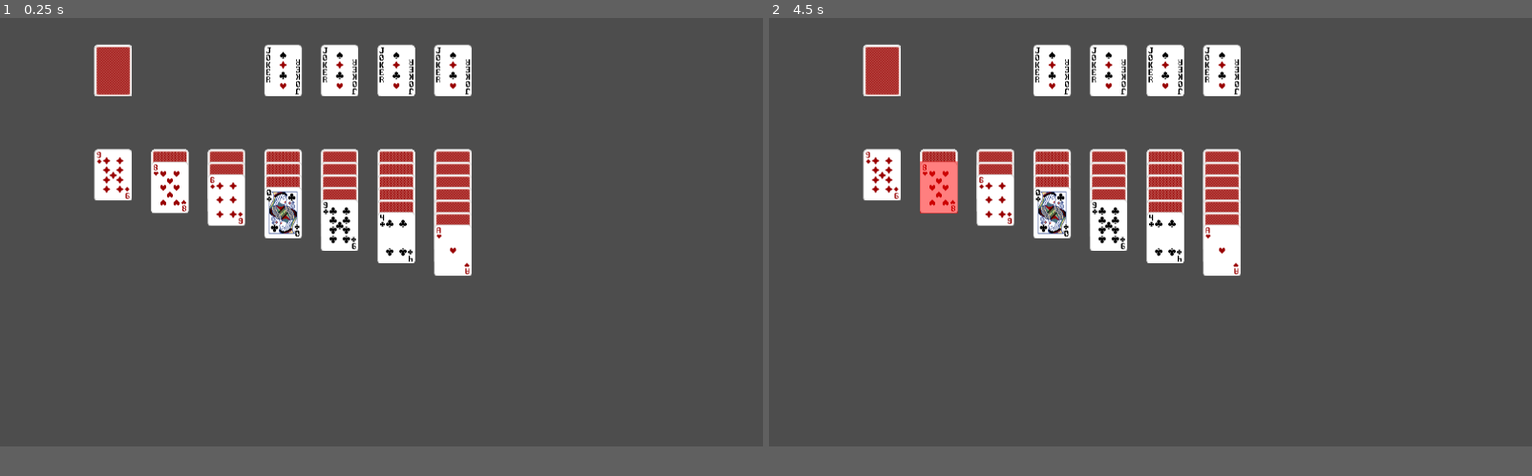
Above: before the commit, frames 1-2 (left to right).
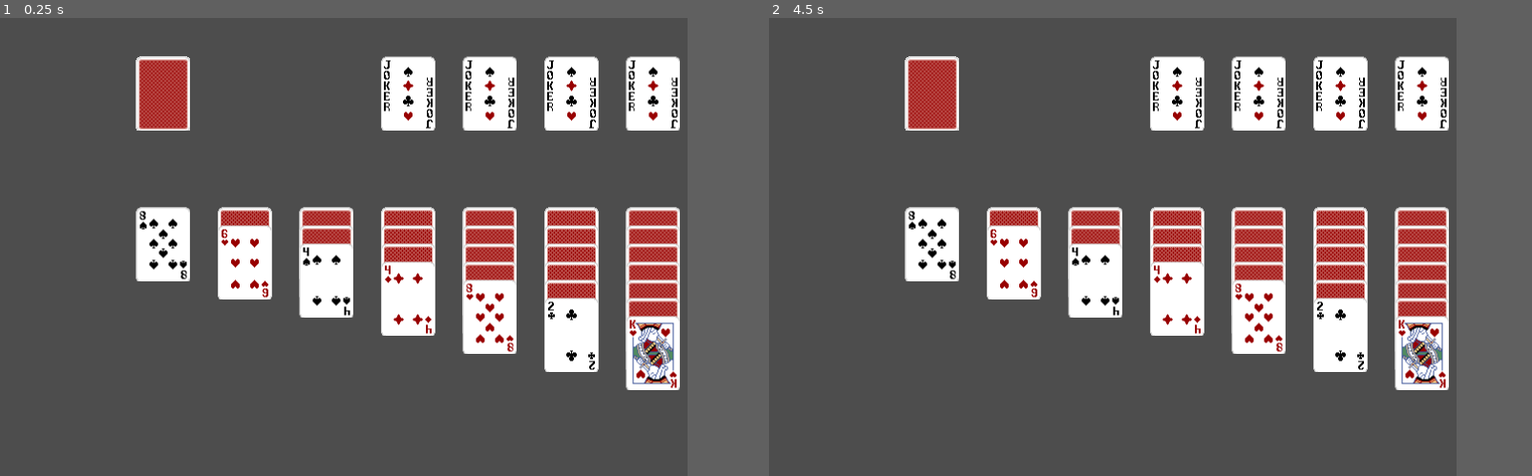
Above: after the commit, the same moments.

Repository: WonjuneL/Solitaire_Godot
Game: Godot game, scene res://Main.tscn
Same seed, same stepped clock (60 frames per second), same inputs: the game is played once before the commit and once after it.
Inputs (mouse positions are in pixels of both pictures, inside the frame that each line leads up to):
- Up to frame 1 (0.25 s): no input
- Up to frame 2 (4.5 s): tap Enter at 0.5, 2, 3.5 s; move the mouse to (1318, 210) at 0.52 s; click (1318, 210) at 0.67 s; tap Space at 1.25, 2.75, 4.25 s; move the mouse to (997, 251) at 1.27 s; click (997, 251) at 1.42 s; move the mouse to (1226, 137) at 2.02 s; click (1226, 137) at 2.17 s; move the mouse to (1112, 315) at 2.77 s; click (1112, 315) at 2.92 s; move the mouse to (1379, 297) at 3.52 s; click (1379, 297) at 3.67 s; move the mouse to (921, 169) at 4.27 s; click (921, 169) at 4.42 s
In our replay, the window is 799x449 before the commit and 720x480 after it. These sizes can differ from the game's own. Grey fills any space a smaller window leaves; there, only what the larger window draws over its background counts as a difference.

The runs differ from the first frame. In frame 1, 27% of the frame differs, in the area x 12-90%, y 5-82%; in frame 2, 27%.

Commit message:
.git이 사라져서 새로 커밋

Diff:
--- a/solitaire/Card.gd
+++ b/solitaire/Card.gd
@@ -1,4 +1,5 @@
 extends Node2D
+
 #Card.gd는 카드의 텍스쳐를 지정하는 스크립트
 
 @export var card_number: int = 0  # 카드 번호 (1~52)
@@ -11,8 +12,6 @@
 var is_selected = false  # 카드 선택 여부
 var suit_names = ["Hearts", "Clubs", "Diamonds", "Spades"]
 var original_position = Vector2()
-
-@onready var MoveManager = get_node("/root/Main/MoveManager")
 
 # 카드 정보 설정
 func set_card_info(card_no: int):
@@ -46,6 +45,9 @@
 func get_card_info() -> String:
     return suit + " " + str(rank)
 
+func get_card_position():
+    return position
+
 func _ready():
     z_index = 1     #디폴트값 설정
     original_position = position
--- a/solitaire/Card.tscn
+++ b/solitaire/Card.tscn
@@ -1,6 +1,6 @@
-[gd_scene load_steps=2 format=3 uid="uid://bwwagb5ymox2h"]
+[gd_scene load_steps=2 format=3 uid="uid://dcimyqrh32prd"]
 
 [ext_resource type="Script" path="res://card.gd" id="1_n0x62"]
 
-[node name="Card" type="Node2D"]
+[node name="Node2D" type="Node2D"]
 script = ExtResource("1_n0x62")
--- a/solitaire/Event_manager.gd
+++ b/solitaire/Event_manager.gd
@@ -1,17 +1,19 @@
 extends Node2D
 
 var selected_card
+signal card_selected(card, bool)    #true:선택, false:선택 해제
+signal card_move(from_card, to_card)
 
 func _input(event):
     if event is InputEventMouseButton and event.pressed:
         var mouse_pos = get_global_mouse_position()
-        #print("Mouse Clicked at:", mouse_pos)  #디버그 코드
-
+        print("Mouse Clicked at:", mouse_pos)  #디버그 코드
         var clicked_card = _get_card_at_position(mouse_pos) #가장 위의 카드를 clicked_card로 설정
 
         if clicked_card and clicked_card.is_face_up == true:
             if clicked_card.get_card_number() == -1:    #스톡 선택시
                 _deselect_card()    #선택된 카드와 관계없이 스위치를 누르면 선택을 해제하고 스톡 처리를 진행
+                emit_signal("card_selected", clicked_card, false)
                 print("stock switch")   #디버그
                 pass    #스톡 스위치 처리를 move_manager에 요청
                 return
@@ -22,24 +24,30 @@
                 else:
                     print("call move_manager, move to foundation")    #move_manager를 호출해 파운데이션에 대한 이동 처리 요청
                     _deselect_card()    #처리 후 선택은 해제
+                    emit_signal("card_selected", clicked_card, false)
                 return
             if selected_card == null:
                 _select_card(clicked_card)
+                emit_signal("card_selected", clicked_card, true)
             else:
                 #selected_card와 clicked_card를 이용해 move_manager호출
                 if selected_card==clicked_card:
                     print("Deselect card : ", clicked_card.get_card_info())
                     _deselect_card()
+                    emit_signal("card_selected", clicked_card, false)
                     return
-                print("call movemanager, move") #move_manager 호출, 이동확인
+                emit_signal("card_move", selected_card, clicked_card)
                 _deselect_card()
+                emit_signal("card_selected", clicked_card, false)
+
 
         else:
             print("No card is on that position.")
 
 # 특정 위치에 있는 카드를 찾는 함수
 func _get_card_at_position(position):
-    var cards = get_tree().get_nodes_in_group("Cards")
+    var deck = get_node("/root/Main/Deck")
+    var cards = deck.return_all_cards()
     var candidates = [] # 해당 위치의 선택 '후보군'
     var top_card = null
     for card in cards:  # "cards" 그룹에 속한 모든 카드 검사
@@ -64,8 +72,8 @@
 # 카드의 경계를 반환하는 함수
 func get_card_bound(card):
     if card:
-        var width = Constants.CARD_WIDTH * card.scale.x
-        var height = Constants.CARD_HEIGHT * card.scale.y
+        var width = Constants.CARD_WIDTH
+        var height = Constants.CARD_HEIGHT
         var pos = card.global_position
 
         var bounds = [
@@ -89,36 +97,10 @@
     if selected_card:   #이미 선택된 카드가 있었던 경우에
         _deselect_card()
     selected_card = card
-    _highlight_card(selected_card, true)         #디버그 코드
     print("Card Selected:", card.get_card_info())
 
 # 카드 선택 해제 기능
 func _deselect_card():
     if selected_card:
-        _highlight_card(selected_card, false)       #디버그 코드
         selected_card = null
         print("Deselected") #디버그
-
-
-#이하 임시 코드(추후 이동 혹은 삭제 필요)
-func _add_overlay(card):
-    var overlay = ColorRect.new()
-    overlay.position -= Vector2(Constants.CARD_WIDTH / 2, Constants.CARD_HEIGHT / 2)
-    overlay.color = Color(1, 0, 0, 0.5)  # 반투명 빨간색
-    overlay.size = Vector2(Constants.CARD_WIDTH, Constants.CARD_HEIGHT)
-    overlay.name = "HighlightOverlay"
-    overlay.z_index = 100
-    card.add_child(overlay)
-
-func _remove_overlay(card):
-    var overlay = card.get_node_or_null("HighlightOverlay")
-    if overlay:
-        overlay.queue_free()
-        card.remove_child(overlay)
-
-func _highlight_card(card, switch):
-    if switch == false:
-        _remove_overlay(card)  # 기존 선택된 카드 효과 제거
-
-    if switch == true:
-        _add_overlay(card)  # 새 카드에 효과 추가
--- a/solitaire/Main.tscn
+++ b/solitaire/Main.tscn
@@ -1,16 +1,29 @@
-[gd_scene load_steps=5 format=3 uid="uid://0bmwygw42j6"]
+[gd_scene load_steps=6 format=3 uid="uid://0bmwygw42j6"]
 
 [ext_resource type="Script" path="res://deck.gd" id="1_gwbhi"]
 [ext_resource type="Script" path="res://main.gd" id="1_kgpu6"]
-[ext_resource type="PackedScene" uid="uid://bwwagb5ymox2h" path="res://Card.tscn" id="2_kugfw"]
 [ext_resource type="Script" path="res://move_manager.gd" id="3_8o37m"]
+[ext_resource type="Script" path="res://card.gd" id="3_joied"]
+
+[sub_resource type="PackedScene" id="PackedScene_ujws0"]
+_bundled = {
+"conn_count": 0,
+"conns": PackedInt32Array(),
+"editable_instances": [],
+"names": PackedStringArray("Card", "script", "card_number", "Node2D"),
+"node_count": 1,
+"node_paths": [],
+"nodes": PackedInt32Array(-1, -1, 3, 0, -1, 2, 1, 0, 2, 1, 0),
+"variants": [ExtResource("3_joied"), null],
+"version": 3
+}
 
 [node name="Main" type="Node2D"]
 script = ExtResource("1_kgpu6")
 
 [node name="Deck" type="Node2D" parent="."]
 script = ExtResource("1_gwbhi")
-card_scene = ExtResource("2_kugfw")
+card_scene = SubResource("PackedScene_ujws0")
 
 [node name="MoveManager" type="Node2D" parent="."]
 script = ExtResource("3_8o37m")
--- /dev/null
+++ b/solitaire/Setup.tscn
@@ -0,0 +1,8 @@
+[gd_scene load_steps=3 format=3 uid="uid://b2inbh7ci7kkt"]
+
+[ext_resource type="Script" path="res://setup.gd" id="1_588fe"]
+[ext_resource type="PackedScene" uid="uid://dcimyqrh32prd" path="res://Card.tscn" id="2_e0dmt"]
+
+[node name="Node2D" type="Node2D"]
+script = ExtResource("1_588fe")
+card_scene = ExtResource("2_e0dmt")
--- a/solitaire/Sprite_manager.gd
+++ b/solitaire/Sprite_manager.gd
@@ -2,7 +2,7 @@
 
 const CARD_SPRITE_SHEET = Constants.texture_path  # 카드 스프라이트 시트 경로
 var atlas_texture: Texture2D = null  # 카드 텍스처 저장용
-var sprite_list = []        #실제로 생성된 스프라이트 저장
+var card_sprites = {}
 
 # 카드 뒷면 좌표
 const BACK_UV_X = 2 + 1 * (Constants.CARD_WIDTH + 2)  # 2번째 행
@@ -21,14 +21,12 @@
     if not atlas_texture:
         push_error("Error: Failed to load sprite sheet texture.")
 
-
-    # 화면 크기 변경 감지 및 크기 조정
-    await get_tree().process_frame
-    var auto_scaler = get_tree().root.get_node("Scaler")
-    if auto_scaler:
-        auto_scaler.connect("scale_factor_changed", Callable(self, "update_sprite_scale"))
+    #클릭 이벤트 처리
+    EventManager.connect("card_selected", Callable(self, "_on_card_selected"))
 
 
+func get_card_sprite(card):
+    return card_sprites.get(card, null)
 
 # 카드의 UV 좌표 계산
 func get_card_uv(rank_index: int, suit_index: int) -> Vector2:
@@ -37,9 +35,15 @@
     return Vector2(2 + column * (Constants.CARD_WIDTH + 2), 2 + row * (Constants.CARD_HEIGHT + 2))
 
 # 특정 카드의 스프라이트 설정
-func set_card_texture(sprite: Sprite2D, card):
+func update_sprite(card):
     var uv_pos = Vector2()  # UV 좌표
+    var sprite = card_sprites.get(card, null)
     var card_number = card.get_card_number()
+
+    if not sprite:
+        sprite = Sprite2D.new()
+        card_sprites[card] = sprite
+        add_child(sprite)
     if card_number == 0:  # 빈 스택
         uv_pos = Vector2(BACK_K_UV_X, BACK_K_UV_Y)
     elif card_number == -1:  # 덱 카드
@@ -59,9 +63,36 @@
     texture.region = Rect2(uv_pos.x, uv_pos.y, Constants.CARD_WIDTH, Constants.CARD_HEIGHT)
 
     sprite.texture = texture  # 스프라이트에 적용
-    sprite_list.append(sprite)
+    update_position(card)
 
-func update_sprite_scale(scale_factor):
-    print("Updating sprite scale with factor:", scale_factor)   #시그널 확인 디버그
-    for sprite in sprite_list:
-        sprite.scale = Vector2(scale_factor, scale_factor)
+func update_position(card):
+    var sprite = card_sprites.get(card, null)
+    if sprite:
+        sprite.position = card.get_position()
+
+func _on_card_selected(card, status):
+    print("selected : ", card.get_card_info())
+    print("status : ", status)
+    _highlight_card(card, status)
+
+func _add_overlay(card):
+    var overlay = ColorRect.new()
+    overlay.position -= Vector2(Constants.CARD_WIDTH / 2, Constants.CARD_HEIGHT / 2)
+    overlay.color = Color(1, 0, 0, 0.5)  # 반투명 빨간색
+    overlay.size = Vector2(Constants.CARD_WIDTH, Constants.CARD_HEIGHT)
+    overlay.name = "HighlightOverlay"
+    overlay.z_index = 100
+    card.add_child(overlay)
+
+func _remove_overlay(card):
+    var overlay = card.get_node_or_null("HighlightOverlay")
+    if overlay:
+        overlay.queue_free()
+        card.remove_child(overlay)
+
+func _highlight_card(card, switch):
+    if switch == false:
+        _remove_overlay(card)  # 기존 선택된 카드 효과 제거
+
+    if switch == true:
+        _add_overlay(card)  # 새 카드에 효과 추가
--- a/solitaire/deck.gd
+++ b/solitaire/deck.gd
@@ -3,111 +3,80 @@
 #게임 시작 전의 모든 카드 배치에 관여
 
 @export var card_scene: PackedScene  # 카드 프리팹
-#초기값 설정용 어레이
-var deck: Array = []  # 카드 덱 (1~52), 셔플용
-var table: Array = [[], [], [], [], [], [], []]  # 7개의 카드 스택(초기값)
-var stock: Array = []   #초기 스톡의 카드
+
+var stock_index = 0     #스톡 어레이 액세스용 변수
+signal deck_updated(cards)
+signal deck_set
 
 #게임 데이터 실시간 저장용 어레이
 var table_instances: Array = [[], [], [], [], [], [], []]  # 카드 객체를 저장하는 배열
 var stock_instances: Array = []  # 스톡 카드 객체를 저장하는 배열
-var foundation_instance: Array = [[], [], [], []] #파운데이션의 객체 저장용 배열
+var foundation_instances: Array = [[], [], [], []] #파운데이션의 객체 저장용 배열
+var stock_switch
+var all_cards = get_all_cards()
 
-func _ready():
-    create_deck()
-    shuffle_deck()
-    deal_cards()
+func initialize():
+    print("(deck) deck initialized")
+    all_cards = get_all_cards()             #전역변수에 모든 카드를 저장한다.
+    for card in all_cards:
+        add_child(card)
+    emit_signal("deck_set", all_cards)      #최초 실행이므로 반드시 모두 업데이트 신호를 보낸다.
 
-    await get_tree().process_frame
-    var auto_scaler = get_tree().root.get_node("Scaler")
-    if auto_scaler:
-        auto_scaler.connect("scale_factor_changed", Callable(self, "update_card_positions"))
+func return_all_cards():
+    return all_cards
 
-# 1. 카드 덱 생성 (1~52)
-func create_deck():
-    deck = range(1, 53)
-
-# 2. 카드 셔플
-func shuffle_deck():
-    deck.shuffle()
-
-# 3. 카드 배치 (Tableau & Stock)
-func deal_cards():
-    # 7개의 스택에 카드 배치
-    for i in range(7):
-        table[i].append(0)  #가장 밑에 깔리게 될 위치 표시 카드를 스택에 배치
-        for j in range(i + 1):
-            var card_number = deck.pop_front()
-            table[i].append(card_number)
-
-    # 남은 카드를 Stock에 저장
-    stock = deck.duplicate()
-
-    # 배치된 카드의 실제 씬을 생성하고 추가
-    place_cards()
+#정보 수정 함수(임시)
+func add_table_card(table_index, card):
+    if table_instances[table_index]:
+        table_instances[table_index].append(card)
+        var updated_cards
+        updated_cards.append(card)
+        emit_signal("deck_updated", card)
+    else:
+        return null
 
 
-# 4. 카드 씬을 생성하여 배치
-func place_cards():
-    for i in range(7):
-        # 0번 카드를 빈 공간용으로 추가
-        var empty_card = card_scene.instantiate()
-        add_child(empty_card)
-        empty_card.set_card_info(0)  # 0번 카드로 설정
-        empty_card.z_index = 0
-        empty_card.position = Vector2(Constants.CARD_TABLE_X + i * Constants.CARD_OFFSET_X, Constants.CARD_TABLE_Y)
-        empty_card.set_face_up(true)
-        table_instances[i].append(empty_card)
 
-        for j in range(1, table[i].size()):
-            var card_number = table[i][j]  # 저장된 카드 번호 가져오기
-            var card = card_scene.instantiate()  # 카드 객체 생성
-            add_child(card)  # 씬에 추가
-            card.set_card_info(card_number)  # 카드 정보 설정
-            card.z_index = j + 1        # z_index 추가, 최소치 1에서 1씩 증가됨.
-            table_instances[i].append(card)
+func _on_deck_ready(table_I, stock_I, foundation_I, switch_I):
+    table_instances = table_I
+    stock_instances = stock_I
+    foundation_instances = foundation_I
+    stock_switch = switch_I
 
-            if j == 1:      #첫 번째 카드 배치
-                card.position = empty_card.position  # 0번 카드와 같은 위치
-            else:
-                card.position = Vector2(Constants.CARD_TABLE_X + i * Constants.CARD_OFFSET_X, Constants.CARD_TABLE_Y + (j - 1) * Constants.CARD_OVERLAP)  # 위치 지정
+func get_table_card(table_index, card_index):
+    if table_instances[table_index][card_index]:
+        return table_instances[table_index][card_index]
+    else:
+        return null
+
+func get_foundation_card(foundation_index, card_index):
+    if table_instances[foundation_index][card_index]:
+        return table_instances[foundation_index][card_index]
+    else:
+        return null
+
+func get_stock_card(stock_index):
+    var index = stock_index
+    stock_index = stock_index + 1
+    if stock_instances[index]:
+        print("Stock : ", stock_instances[index].get_card_info())
+        return stock_instances[index]
+    else:
+        print("Stock is empty")
+        return null
+
+#스프라이트 설정된 모든 카드
+func get_all_cards() -> Array:
+    var all_cards = []
+
+    for column in table_instances:
+        all_cards.append_array(column)
 
 
-        # 루프 종료 후, 최상단 카드는 앞면 공개
-        if table_instances[i].back():
-            table_instances[i].back().set_face_up(true)
-    #남은 카드로 스톡을 생성
-    setup_stock()
+    all_cards.append_array(stock_instances)
 
-    for i in range(4):
-        # -2번 카드를 파운데이션 용으로 추가
-        var empty_card = card_scene.instantiate()
-        add_child(empty_card)
-        empty_card.set_card_info(-2)  # 파운데이션 카드로 설정
-        empty_card.position = Vector2(Constants.CARD_TABLE_X + Constants.CARD_WIDTH * 4.5 + Constants.CARD_OFFSET_X * i, Constants.CARD_TABLE_Y - Constants.CARD_HEIGHT * 2)
-        empty_card.set_face_up(true)
-        empty_card.z_index = 0
-        empty_card.set_foundation(true)
-        foundation_instance[i].append(empty_card)
+    for foundation in foundation_instances:
+        all_cards.append_array(foundation)
 
-
-func setup_stock():
-    # 스톡 카드 배치
-    var stock_switch = card_scene.instantiate()
-
-    for i in range(stock.size()):
-        var card_number = stock.pop_front()  # 스톡에서 카드 번호 가져오기
-        var card = card_scene.instantiate()  # 카드 객체 생성
-        add_child(card)         # 필수.
-        card.z_index = i    # z_index 설정, 역순으로 설정.
-        card.set_card_info(card_number)  # 카드 정보 설정
-        card.position = Constants.STOCK_POSITION
-        card.set_face_up(true)
-        stock_instances.append(card)
-
-
-    add_child(stock_switch)     #마찬가지로 필수.
-    stock_switch.set_card_info(-1)  # 뒷면 스프라이트를 가진 카드
-    stock_switch.position = Constants.STOCK_POSITION
-    stock_switch.set_face_up(true)
-    stock_switch.z_index = 100
+    all_cards.append(stock_switch)
+    return all_cards
--- a/solitaire/main.gd
+++ b/solitaire/main.gd
@@ -1,25 +1,43 @@
 extends Node2D
 
-var cards
+@onready var deck = $Deck
+
+var setup
 
 func _ready():
-    call_deferred("_init_after_deck")  # Deck이 로드된 후 실행되도록 예약
+    setup = preload("res://Setup.tscn").instantiate()
+    add_child(setup)
+
+    print("setup executed.")
+    # Setup -> Main 신호 연결
+    var setup_connected = setup.connect("deck_setup", Callable(self, "_on_deck_ready"))
+    var deck_connected = deck.connect("deck_updated", Callable(self, "_on_deck_updated"))
+    deck.connect("deck_set", Callable(self, "_on_deck_set"))
+
+    if setup_connected != OK:
+        print("Error: Failed to connect setup")
+    else:
+        print("(main)setup connected")
+    if deck_connected != OK:
+        print("Error: Failed to connect deck")
+    else:
+        print("(main)deck connected")
+    setup.init()  # Setup 초기화 실행
+
+
+func _on_deck_ready(table, stock, foundation, switch):
+    deck._on_deck_ready(table, stock, foundation, switch)
+    print("(main) Init deck")
+    deck.initialize()  # deck 실행.
+
 
 func _init_after_deck():
     await get_tree().process_frame  # 한 프레임 뒤 실행 (Card의 생성 및 Deck로딩 이후)
 
-    cards = get_tree().get_nodes_in_group("Cards")
-
-    if cards.is_empty():
-        print("Error: 'Cards' is empty")
-    else:
-        render_cards()  # 카드 렌더링 실행
-
-
-func render_cards():
-    for card in cards:
-        var sprite = Sprite2D.new()  # 새로운 스프라이트 생성
-        add_child(sprite)  # main 씬에 추가
-
-        sprite.position = card.position  # 카드의 위치 설정
-        SpriteManager.set_card_texture(sprite, card)  # 텍스처 설정
+func _on_deck_set(cards):
+    print("Deck updated, updated_cards type:", cards)
+    if cards is Array:
+        for card in cards:
+            SpriteManager.update_sprite(card)  # SpriteManager에 전달
+    if setup:
+        setup._free()
--- a/solitaire/move_manager.gd
+++ b/solitaire/move_manager.gd
@@ -6,7 +6,21 @@
 var clicked_cards := []
 
 func _ready():
-    pass
+
+    EventManager.connect("card_selected", Callable(self, "_on_card_selected"))    #하나 선택시의 신호
+    EventManager.connect("card_move", Callable(self, "_on_card_move_requested")) #둘 선택시의 신호
+
+func _on_card_selected(card, bool): #bool은 move_manager용이 아니므로 받기만 함
+    if card.get_card_number() == -1:
+        pass    #스톡 동작 수행
+    return
+
+func _on_card_move_requested(card_from, card_to):
+    if can_move(card_from, card_to):
+        move_card(card_from, card_to)
+    else:
+        print("")
+        pass
 
 
 func can_move(card_from, card_to):  #일반적인 이동에 관여.
@@ -44,34 +58,8 @@
     # 숫자가 1 낮고, 색상이 다르면 이동 가능
     # 색이 다르고 숫자가 1 작은 경우만 이동 가능
     else:
-        return ((abs(card_from.suit - card_to.suit) == 1 or abs(card_from.suit - card_to.suit) == 3) and card_from.rank == card_to.rank - 1)
+        return ((abs(card_from.suit_index - card_to.suit_index) == 1 or abs(card_from.suit_index - card_to.suit_index) == 3) and card_from.rank == card_to.rank - 1)
 
-func select_card(card):
-    print("selected card(selectcard) : ", card.get_card_number())
-    if selected_card == card:
-        deselect_card()
-        return
-    if card.get_card_number() == -2:    #빈 파운데이션 공간 선택시
-        print("Selected Foundation")
-        return
-    if card.get_card_number() == -1:    #스톡 스위치 작동시
-        if card.prev_card:
-            draw_stock(card)
-        else:
-            refill_stock(card)
-        return
-    deselect_card()
-    selected_card = card
-    selected_card.border.visible = true
-    print("Card selected : ", card.get_card_number())
-    print("card z_index: ", card.z_index)
-
-func deselect_card():
-    if selected_card:
-        selected_card.border.visible = false  # 선택 해제 시 테두리 숨김
-        print("Card deselected : ", selected_card.get_card_number())
-        selected_card = null
-    return
 
 func move_card(card_from, card_to):
     # 1. 카드 이동
@@ -115,7 +103,7 @@
     if card_from.next_card != null:
         if can_move(card_from.next_card, card_from):    #항상 가능하겠지만 검사하고 호출.
             move_card(card_from.next_card, card_from)
-    deselect_card()     #이동 완료 후 선택 자동으로 해제
+
 
 func draw_stock(card):
     if card.prev_card:  #스톡에 남은 공개되지 않은 카드가 있다면
--- a/solitaire/project.godot
+++ b/solitaire/project.godot
@@ -21,7 +21,13 @@
 ResourceManager="*res://Module/resource_manager.gd"
 SpriteManager="*res://Sprite_manager.gd"
 EventManager="*res://Event_manager.gd"
-Scaler="*res://scale.gd"
+
+[display]
+
+window/size/viewport_width=720
+window/size/viewport_height=480
+window/stretch/mode="viewport"
+window/stretch/aspect="expand"
 
 [rendering]
 
--- a/solitaire/scale.gd
+++ /dev/null
@@ -1,23 +0,0 @@
-extends Node
-
-var scale_factor = 1.0
-signal scale_factor_changed(new_scale)
-
-func _ready():
-    call_deferred("_update_scale_factor")
-    _update_scale_factor()
-    get_tree().get_root().connect("size_changed", Callable(self, "_update_scale_factor"))  # 화면 크기 변경 감지
-
-func _update_scale_factor():
-    var base_width = 1152.0  # 기준 해상도
-    var base_height = 648.0
-    var current_width = get_viewport().size.x
-    var current_height = get_viewport().size.y
-    print("Current viewport size:", current_width, "x", current_height)  # 디버깅용 출력
-
-    var width_ratio = current_width / base_width
-    var height_ratio = current_height / base_height
-    scale_factor = min(width_ratio, height_ratio)
-
-    print("Updated scale factor:", scale_factor)
-    emit_signal("scale_factor_changed", scale_factor)
--- /dev/null
+++ b/solitaire/setup.gd
@@ -0,0 +1,127 @@
+extends Node2D
+#Deck.gd는 카드의 생성, 셔플 및 배치에 관한 스크립트
+#게임 시작 전의 모든 카드 배치에 관여
+
+@export var card_scene: PackedScene  # 카드 프리팹
+
+#초기값 설정용 어레이
+var deck: Array = []  # 카드 덱 (1~52), 셔플용
+var table: Array = [[], [], [], [], [], [], []]  # 7개의 카드 스택(초기값)
+var stock: Array = []   #초기 스톡의 카드
+var stock_index = 0     #스톡 어레이 액세스용 변수
+
+#게임 데이터 실시간 저장용 어레이
+var table_instances: Array = [[], [], [], [], [], [], []]  # 카드 객체를 저장하는 배열
+var stock_instances: Array = []  # 스톡 카드 객체를 저장하는 배열
+var foundation_instances: Array = [[], [], [], []] #파운데이션의 객체 저장용 배열
+var stock_switch_instance
+
+signal deck_setup(deck_I, table_I, stock_I, stock_switch)
+
+func init():
+    create_deck()
+    shuffle_deck()
+    deal_cards()
+
+    emit_signal ("deck_setup", table_instances, stock_instances, foundation_instances, stock_switch_instance)
+    print("(setup)Type of updated_cards:", typeof(stock_switch_instance))
+
+func _free():
+    for array in table_instances:
+        for card in array:
+            remove_child(card)
+    for card in stock_instances:
+        remove_child(card)
+    for array in foundation_instances:
+        for card in array:
+            remove_child(card)
+    remove_child(stock_switch_instance)
+    queue_free()    #전달 후 삭제
+
+# 1. 카드 덱 생성 (1~52)
+func create_deck():
+    deck = range(1, 53)
+
+# 2. 카드 셔플
+func shuffle_deck():
+    deck.shuffle()
+
+# 3. 카드 배치 (Tableau & Stock)
+func deal_cards():
+    # 7개의 스택에 카드 배치
+    for i in range(7):
+        table[i].append(0)  #가장 밑에 깔리게 될 위치 표시 카드를 스택에 배치
+        for j in range(i + 1):
+            var card_number = deck.pop_front()
+            table[i].append(card_number)
+
+    # 남은 카드를 Stock에 저장
+    stock = deck.duplicate()
+
+    # 배치된 카드의 실제 씬을 생성하고 추가
+    place_cards()
+
+
+# 4. 카드 씬을 생성하여 배치
+func place_cards():
+    for i in range(7):
+        # 0번 카드를 빈 공간용으로 추가
+        var empty_card = card_scene.instantiate()
+        add_child(empty_card)
+        empty_card.set_card_info(0)  # 0번 카드로 설정
+        empty_card.z_index = 0
+        empty_card.position = Vector2(Constants.CARD_TABLE_X + i * Constants.CARD_OFFSET_X, Constants.CARD_TABLE_Y)
+        empty_card.set_face_up(true)
+        table_instances[i].append(empty_card)
+
+        for j in range(1, table[i].size()):
+            var card_number = table[i][j]  # 저장된 카드 번호 가져오기
+            var card = card_scene.instantiate()  # 카드 객체 생성
+            add_child(card)  # 씬에 추가
+            card.set_card_info(card_number)  # 카드 정보 설정
+            card.z_index = j + 1        # z_index 추가, 최소치 1에서 1씩 증가됨.
+            table_instances[i].append(card)
+
+            if j == 1:      #첫 번째 카드 배치
+                card.position = empty_card.position  # 0번 카드와 같은 위치
+            else:
+                card.position = Vector2(Constants.CARD_TABLE_X + i * Constants.CARD_OFFSET_X, Constants.CARD_TABLE_Y + (j - 1) * Constants.CARD_OVERLAP)  # 위치 지정
+
+
+        # 루프 종료 후, 최상단 카드는 앞면 공개
+        if table_instances[i].back():
+            table_instances[i].back().set_face_up(true)
+    #남은 카드로 스톡을 생성
+    setup_stock()
+
+    for i in range(4):
+        # -2번 카드를 파운데이션 용으로 추가
+        var empty_card = card_scene.instantiate()
+        add_child(empty_card)
+        empty_card.set_card_info(-2)  # 파운데이션 카드로 설정
+        empty_card.position = Vector2(Constants.CARD_TABLE_X + Constants.CARD_WIDTH * 4.5 + Constants.CARD_OFFSET_X * i, Constants.CARD_TABLE_Y - Constants.CARD_HEIGHT * 2)
+        empty_card.set_face_up(true)
+        empty_card.z_index = 0
+        empty_card.set_foundation(true)
+        foundation_instances[i].append(empty_card)
+
+func setup_stock():
+    # 스톡 카드 배치
+    stock_switch_instance = card_scene.instantiate()
+
+    for i in range(stock.size()):
+        var card_number = stock.pop_front()  # 스톡에서 카드 번호 가져오기
+        var card = card_scene.instantiate()  # 카드 객체 생성
+        add_child(card)         # 필수.
+        card.z_index = i    # z_index 설정, 역순으로 설정.
+        card.set_card_info(card_number)  # 카드 정보 설정
+        card.position = Constants.STOCK_POSITION
+        card.set_face_up(true)
+        stock_instances.append(card)
+
+
+    add_child(stock_switch_instance)     #마찬가지로 필수.
+    stock_switch_instance.set_card_info(-1)  # 뒷면 스프라이트를 가진 카드
+    stock_switch_instance.position = Constants.STOCK_POSITION
+    stock_switch_instance.set_face_up(true)
+    stock_switch_instance.z_index = 100
Not shown, changed: solitaire/메모.txt
Not shown, removed: solitaire/Car45F8.tmp
Not shown, removed: solitaire/Car5A93.tmp
Not shown, added: solitaire/Set3C1A.tmp
Not shown, added: solitaire/Set4885.tmp
